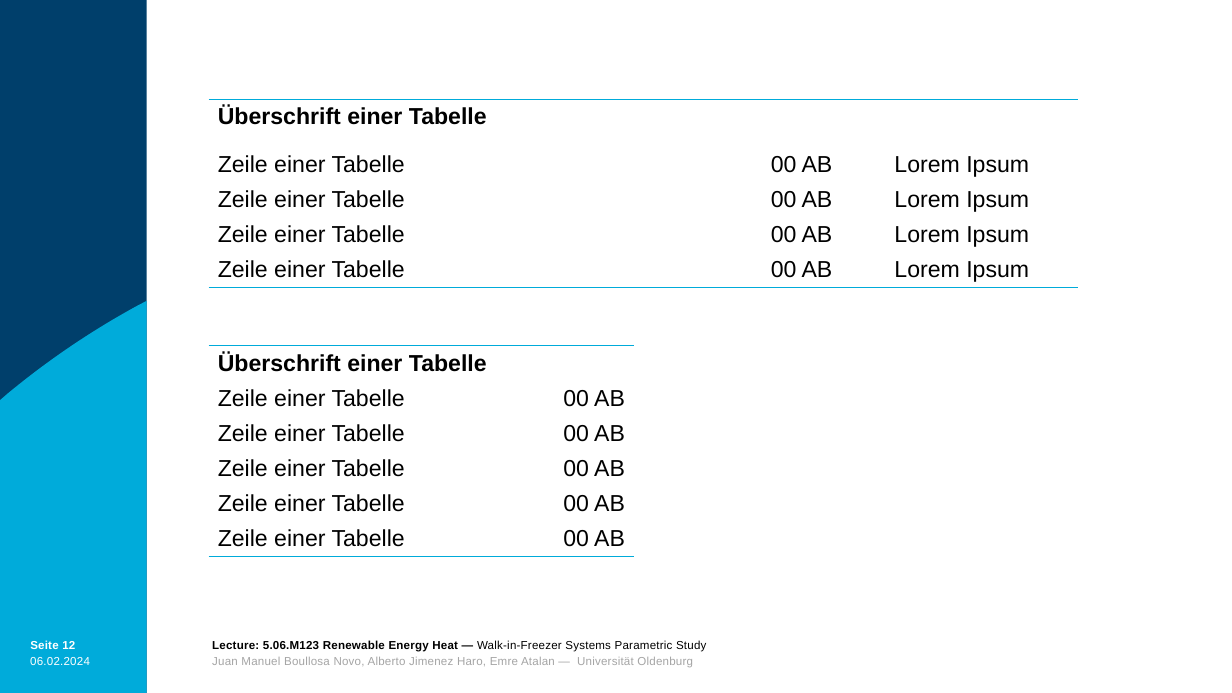
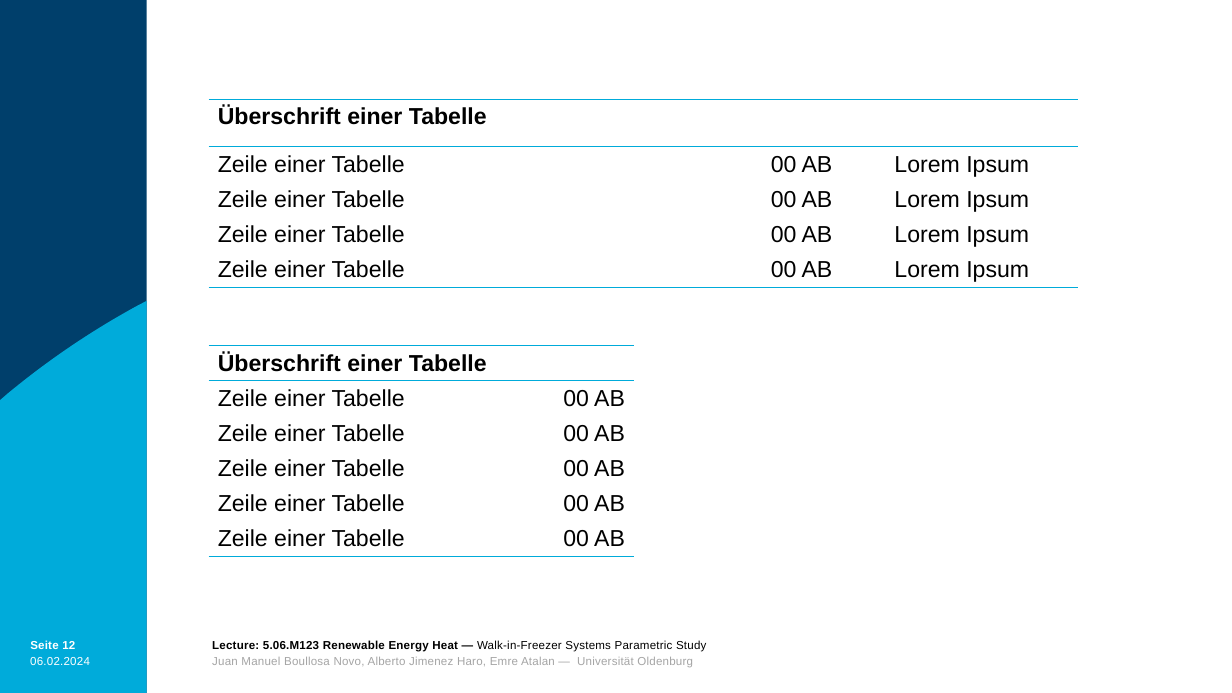
Before and after one commit to boujuan/Renewable_Energy_Heat, a slide deck: slide 12 of REH_Presentation.pptm. Drawn at 1232x693 pixels with LibreOffice and Linux fonts; fonts in the diff are those of the drawing; background and template pictures are left out. Boxes give left, top, right and bottom in pixels: in the first picture for what was removed or moved away, otherwise in the second. Text is boxed around its words. In the diff, an @@ line names an element or a change of style, - is before the commit and + after.

```diff
--- a/REH_Presentation.pptm
+++ b/REH_Presentation.pptm
@@ table at [209, 99, 1079, 295] @@
@@ borders changed @@
@@ table at [209, 346, 634, 567] @@
@@ borders changed @@
```
Also in this commit, not shown: 9 other slides changed, 6 other files.
